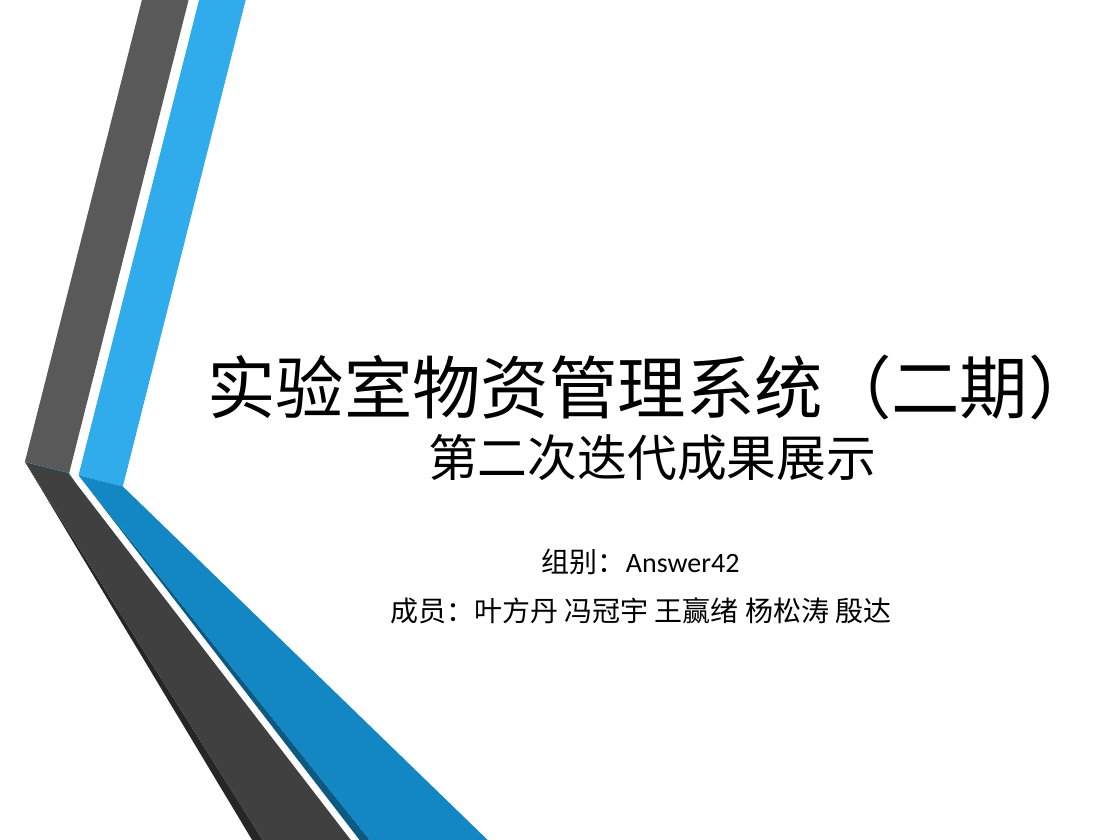
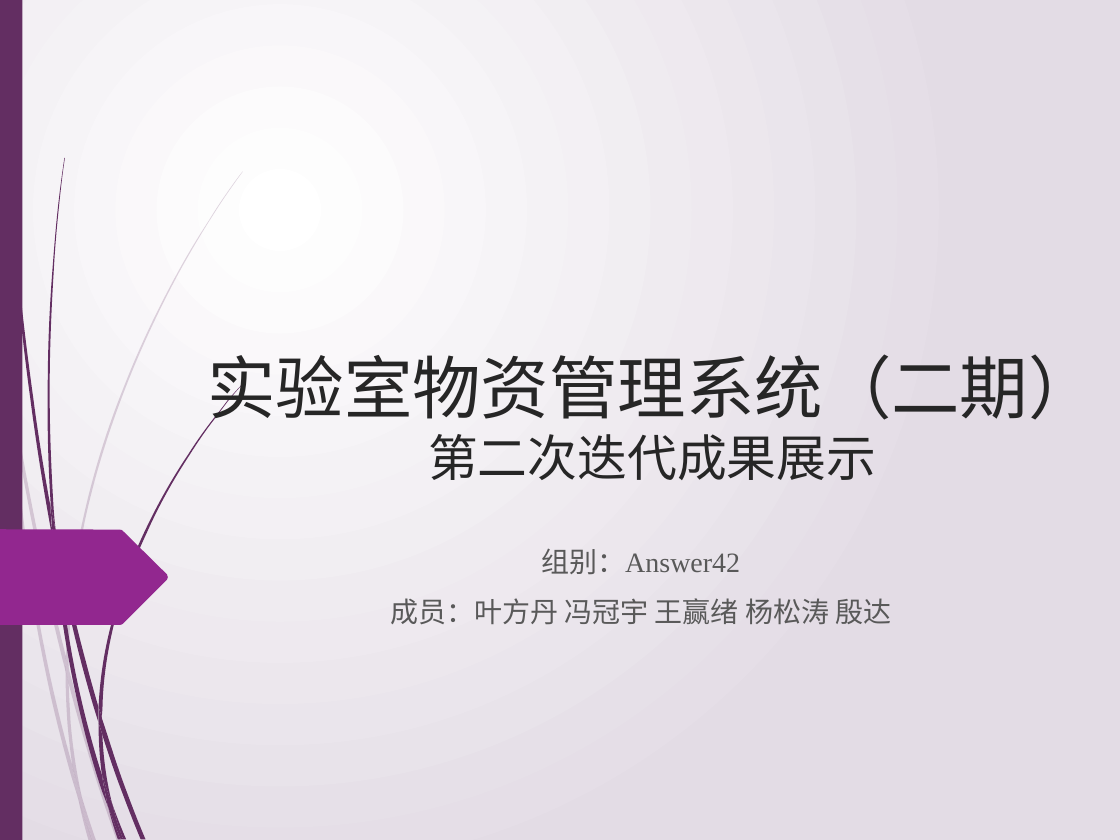
Before and after one commit to jiguanglizipao/LSMS, a slide deck: slide 1 of ppt_of_sprint/sprint2.pptx. Drawn at 1120x840 pixels with LibreOffice and Linux fonts; fonts in the diff are those of the drawing; background and template pictures are left out. Boxes give left, top, right and bottom in pixels: in the first picture for what was removed or moved away, otherwise in the second. Text is boxed around its words. In the diff, an @@ line names an element or a change of style, - is before the commit and + after.

```diff
--- a/ppt_of_sprint/sprint2.pptx
+++ b/ppt_of_sprint/sprint2.pptx
@@ background picture (left out) to gradient #FFFFFF to #E4DDE6 @@
@@ rectangle added at box(0, 0, 22, 840), fill #632E62 @@
@@ freeform shape: place and size @@
-freeform shape at box(78, 0, 245, 486)
+freeform shape at box(66, 171, 243, 668)
@@ freeform shape at box(66, 171, 243, 668): fill #30ACEC to #632E62 at 20% opacity @@
@@ title "实验室物资管理系统（二期） 第二次迭代成果展示" at box(207, 354, 1097, 480): font Calibri to Times New Roman, text colour #000000 to #262626 @@
@@ group removed at box(25, 0, 487, 840): 5 freeform shapes @@
@@ freeform shape removed at box(25, 461, 69, 473) @@
@@ freeform shape removed at box(68, 474, 76, 484) @@
@@ freeform shape added at box(0, 530, 168, 625), fill #92278F @@
@@ subtitle "组别：Answer42" at box(390, 549, 891, 624): font Calibri to Times New Roman, text colour #000000 to #595959 @@
@@ group added at box(0, 316, 120, 840): 9 freeform shapes @@
@@ group added at box(2, 0, 242, 840): 12 freeform shapes @@
```
Also in this commit, not shown: 3 other slides changed, 2 other files.
